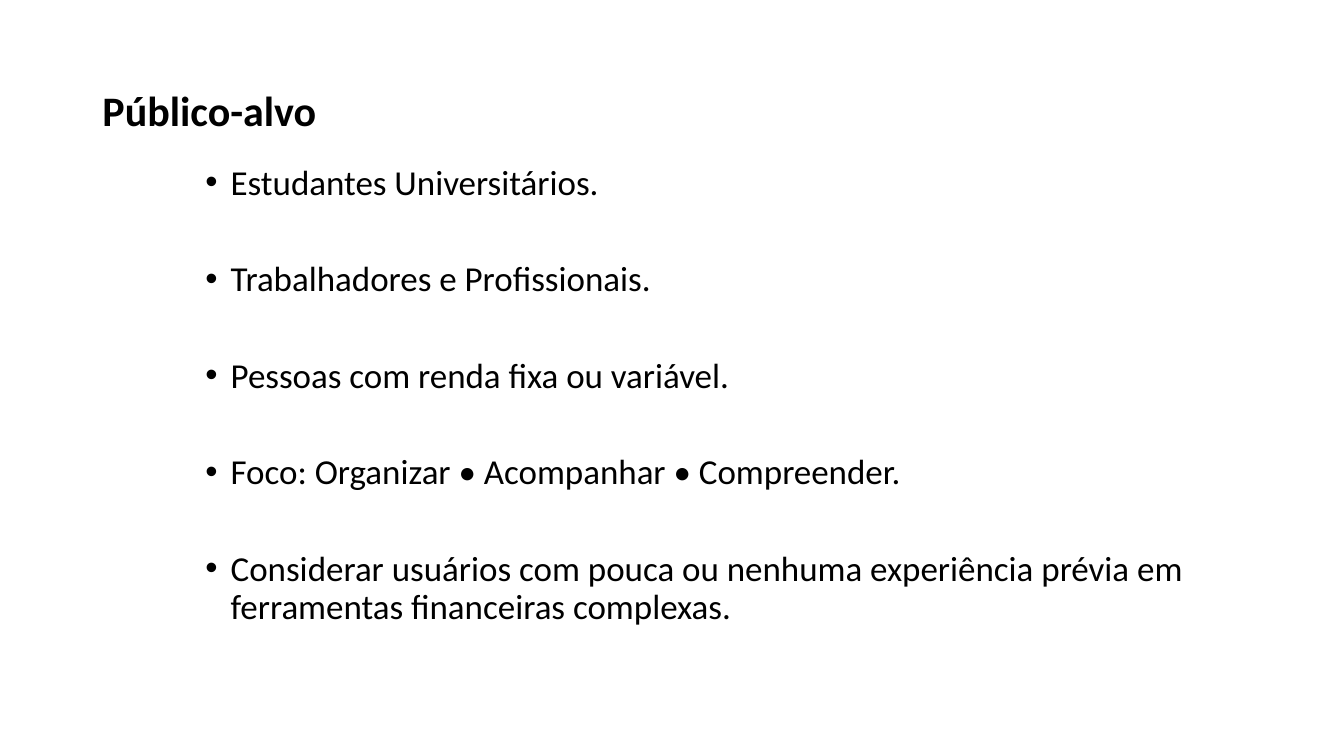
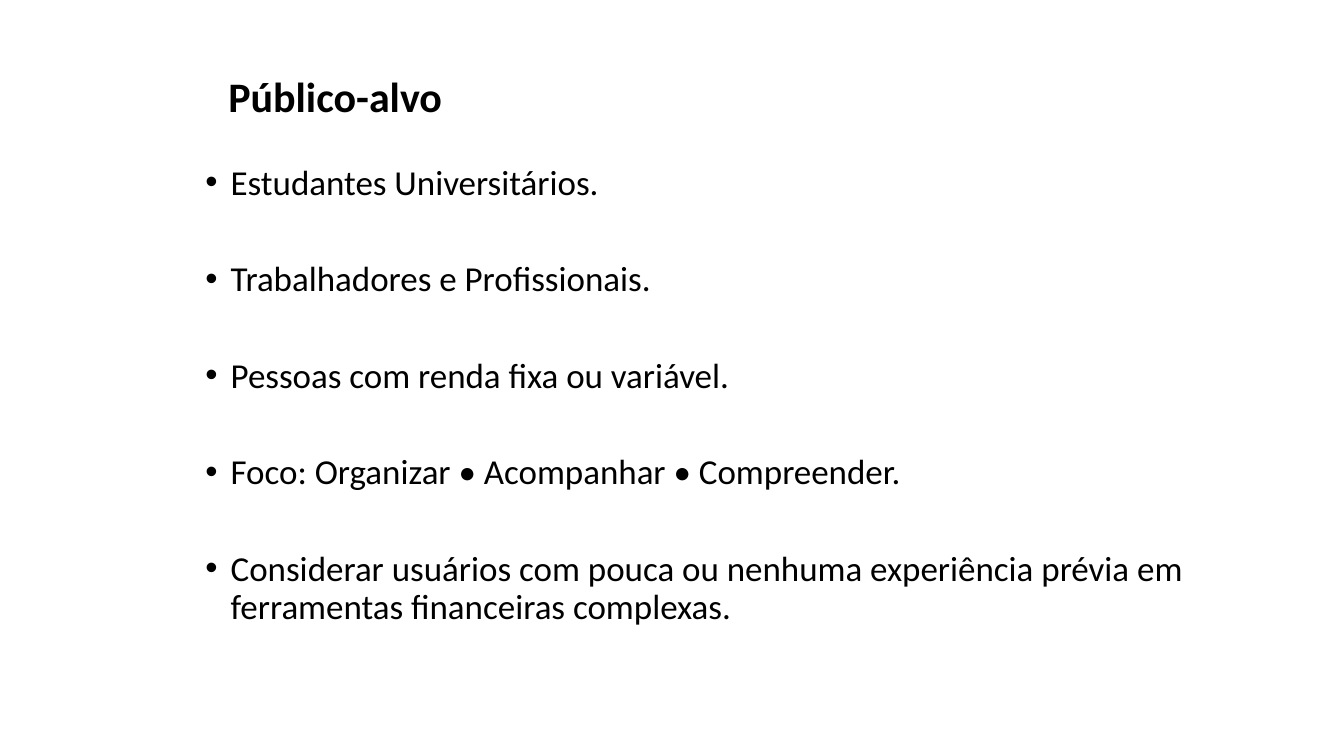
Before and after one commit to ltos2105-debug/Valora, a slide deck: slide 3 of 03-Documentos/VALORA (1).pptx. Drawn at 1344x756 pixels with LibreOffice and Linux fonts; fonts in the diff are those of the drawing; background and template pictures are left out. Boxes give left, top, right and bottom in pixels: in the first picture for what was removed or moved away, otherwise in the second. Text is boxed around its words. In the diff, an @@ line names an element or a change of style, - is before the commit and + after.

```diff
--- a/03-Documentos/VALORA (1).pptx
+++ b/03-Documentos/VALORA (1).pptx
@@ title "Público-alvo": place and size @@
-title "Público-alvo" at bbox=[102, 96, 316, 127]
+title "Público-alvo" at bbox=[228, 82, 442, 113]
```
Also in this commit, not shown: 8 other slides changed, 1 slide added, 1 slide removed.
